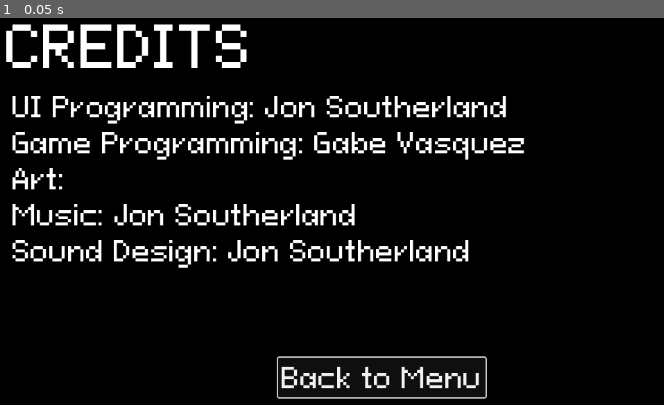
Above: before the commit, frame 1.
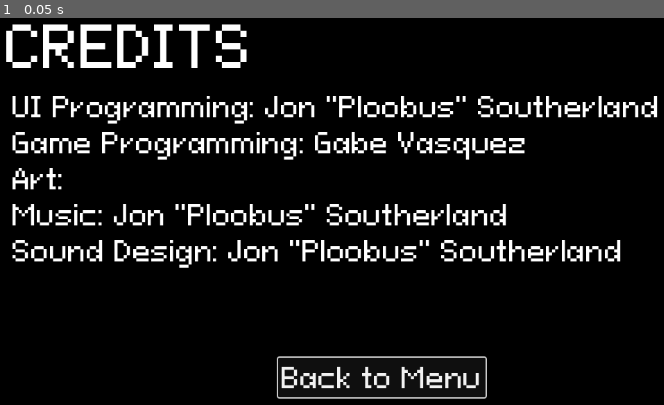
Above: after the commit, the same moment.

Repository: jonsoutherland/OneButtonJamREPO
Game: Godot game, scene res://credits.tscn
The game is run twice, just before and just after one commit, with the same random seed, the same clock (stepped at 60 frames per second) and the same inputs. This scene is started directly instead of the project's main scene.
Inputs:
- Up to frame 1 (0.05 s): no input

The runs differ from the first frame. In frame 1, 5.1% of the frame differs, in the area x 4-100%, y 20-65%.

Commit message:
Showed Gabe how to commit

Diff:
--- a/credits.tscn
+++ b/credits.tscn
@@ -50,11 +50,11 @@
 layout_mode = 2
 theme_override_fonts/font = ExtResource("3_m25qs")
 theme_override_font_sizes/font_size = 40
-text = "UI Programming: Jon Southerland
+text = "UI Programming: Jon \"Ploobus\" Southerland
 Game Programming: Gabe Vasquez
 Art:
-Music: Jon Southerland
-Sound Design: Jon Southerland"
+Music: Jon \"Ploobus\" Southerland
+Sound Design: Jon \"Ploobus\" Southerland"
 
 [node name="ReturnBox" type="VBoxContainer" parent="."]
 layout_mode = 1
--- a/menu.tscn
+++ b/menu.tscn
@@ -1,14 +1,13 @@
-[gd_scene load_steps=11 format=3 uid="uid://c3ljoxj4my5i"]
+[gd_scene load_steps=10 format=3 uid="uid://c3ljoxj4my5i"]
 
 [ext_resource type="Script" path="res://menu.gd" id="1_80qeh"]
 [ext_resource type="Texture2D" uid="uid://h4ajs24bjlrm" path="res://images/black background.png" id="2_426tx"]
-[ext_resource type="FontFile" uid="uid://ciynf0kgqo7w" path="res://OneButtonGameJam/fonts/PixeloidSans-mLxMm.ttf" id="2_xwdgq"]
 [ext_resource type="Script" path="res://StartMenu.gd" id="3_h3uet"]
 [ext_resource type="Script" path="res://QuitButton.gd" id="4_hivmo"]
 [ext_resource type="Texture2D" uid="uid://bvbapjgihnk7m" path="res://images/bar.png" id="5_fkab6"]
 [ext_resource type="Script" path="res://StartPressedBar.gd" id="6_cqovi"]
 [ext_resource type="AudioStream" uid="uid://b13cnhx4sqnjn" path="res://sounds/menu select.mp3" id="8_5oi1a"]
-[ext_resource type="FontFile" uid="uid://ciynf0kgqo7w" path="res://fonts/PixeloidSans-mLxMm.ttf" id="9_roldp"]
+[ext_resource type="FontFile" uid="uid://ciynf0kgqo7w" path="res://OneButtonGameJam/fonts/PixeloidSans-mLxMm.ttf" id="9_roldp"]
 
 [sub_resource type="ViewportTexture" id="ViewportTexture_3k8d3"]
 
Not shown: 5 places in menu.tscn that only renumber resources
